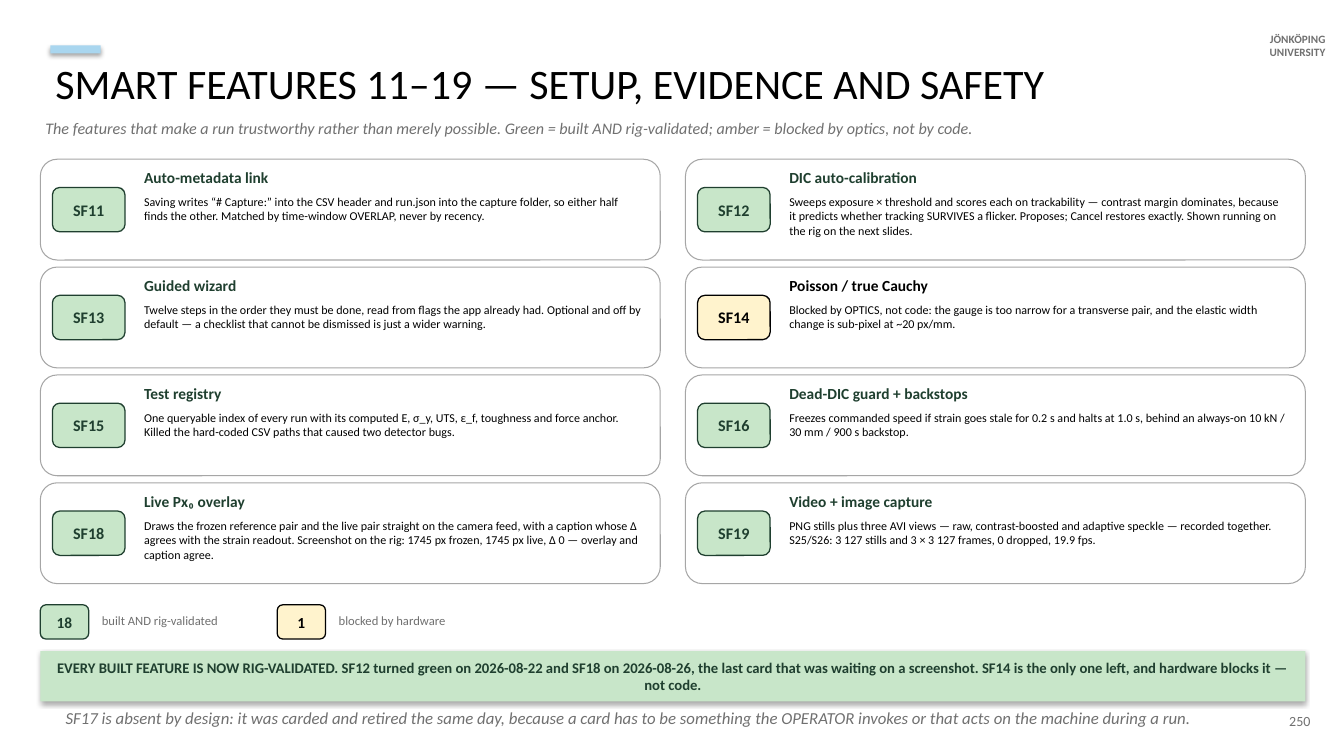
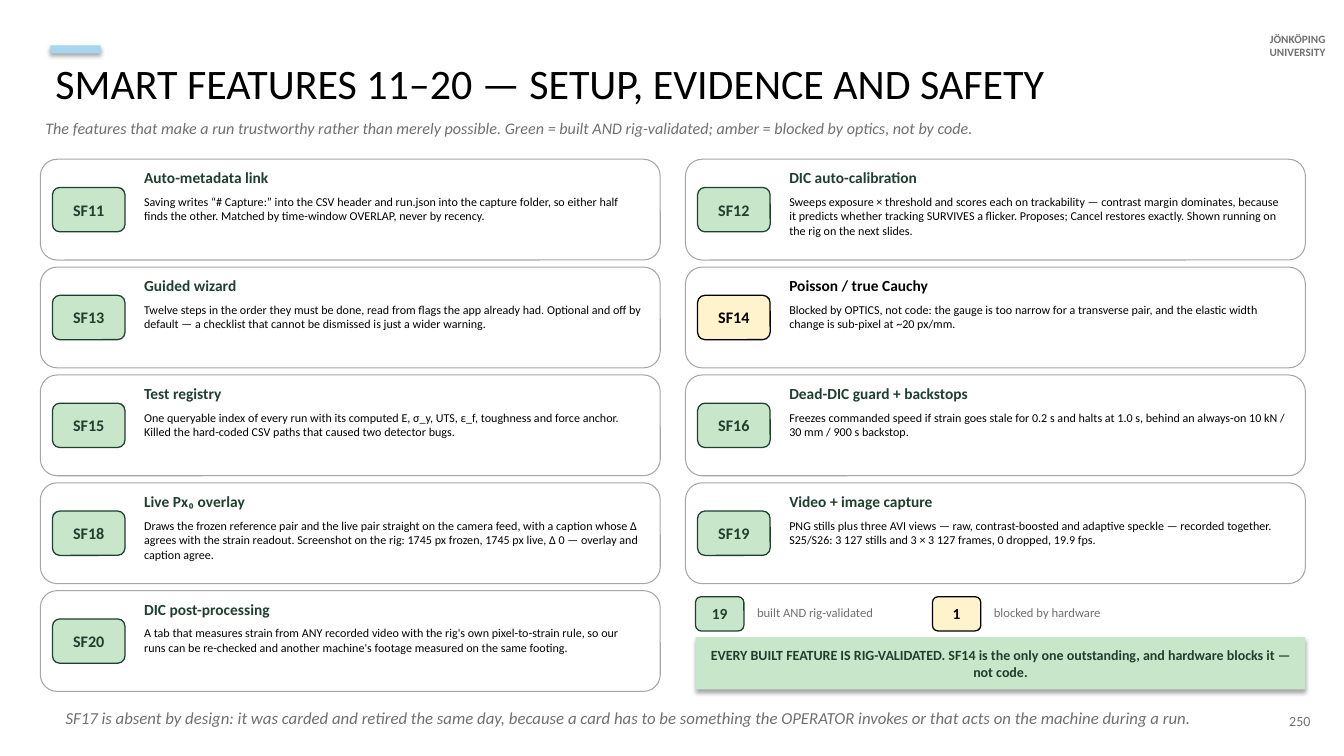
Before and after one commit to AdithyaSivakumar-3/UTM, a slide deck: slide 110 of documentation/decks/V6a_8_6_20_slides.pptx. Drawn at 1344x756 pixels with LibreOffice and Linux fonts; fonts in the diff are those of the drawing. Boxes give left, top, right and bottom in pixels: in the first picture for what was removed or moved away, otherwise in the second. Text is boxed around its words. In the diff, an @@ line names an element or a change of style, - is before the commit and + after.

```diff
--- a/documentation/decks/V6a_8_6_20_slides.pptx
+++ b/documentation/decks/V6a_8_6_20_slides.pptx
@@ text at <box>55,71,1044,104</box>: text changed @@
-SMART FEATURES 11–19 — SETUP, EVIDENCE AND SAFETY
+SMART FEATURES 11–20 — SETUP, EVIDENCE AND SAFETY
@@ rounded rectangle added at <box>40,591,660,692</box>, fill #FFFFFF, outline #A6A6A6 0.75 pt @@
@@ rounded rectangle added at <box>696,597,744,631</box>, fill #C8E6C9, outline #1F3F2F 0.9 pt, 11 pt, text #1F3F2F, bold @@
+19
@@ rounded rectangle removed at <box>40,605,89,639</box> @@
-18
@@ rounded rectangle added at <box>52,619,125,663</box>, fill #C8E6C9, outline #1F3F2F 0.9 pt, 11.5 pt, text #1F3F2F, bold @@
+SF20
@@ text added at <box>144,604,270,618</box>, 11 pt, text #1F3F2F, bold @@
+DIC post-processing
@@ text added at <box>144,628,618,654</box>, 8.6 pt, text #000000 @@
+A tab that measures strain from ANY recorded video with the rig's own pixel-to-strain rule, so our runs can be re-checked and another machine's footage measured on the same footing.
@@ 2 texts, 1 rounded rectangle: place and size @@
-2 texts, 1 rounded rectangle at <box>102,605,445,639</box>
+2 texts, 1 rounded rectangle at <box>757,597,1101,631</box>
@@ rectangle "EVERY BUILT FEATURE IS RIG-VALIDATED. ...": place and size @@
-rectangle "EVERY BUILT FEATURE IS RIG-VALIDATED. ..." at <box>40,651,1306,702</box>
+rectangle "EVERY BUILT FEATURE IS RIG-VALIDATED. ..." at <box>696,637,1306,690</box>
@@ text in rectangle at <box>711,650,1274,677</box>: text changed; size 10.5 to 10 pt @@
-EVERY BUILT FEATURE IS NOW RIG-VALIDATED. SF12 turned green on 2026-08-22 and SF18 on 2026-08-26, the last card that was waiting on a screenshot. SF14 is the only one left, and hardware blocks it — not code.
+EVERY BUILT FEATURE IS RIG-VALIDATED. SF14 is the only one outstanding, and hardware blocks it — not code.
```
Also in this commit, not shown: 2 other slides changed, 2 slides added, 3 other files.
